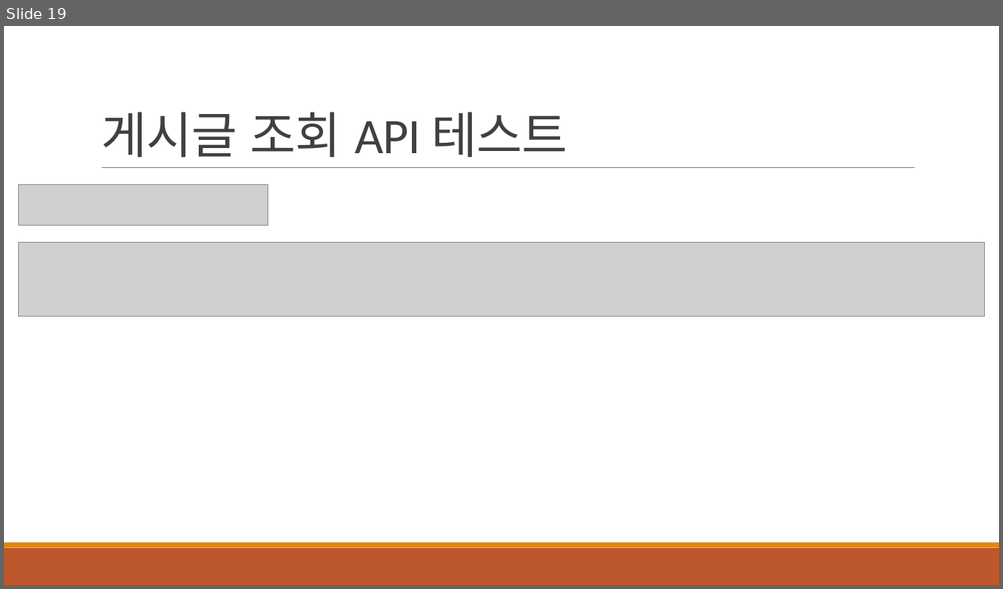
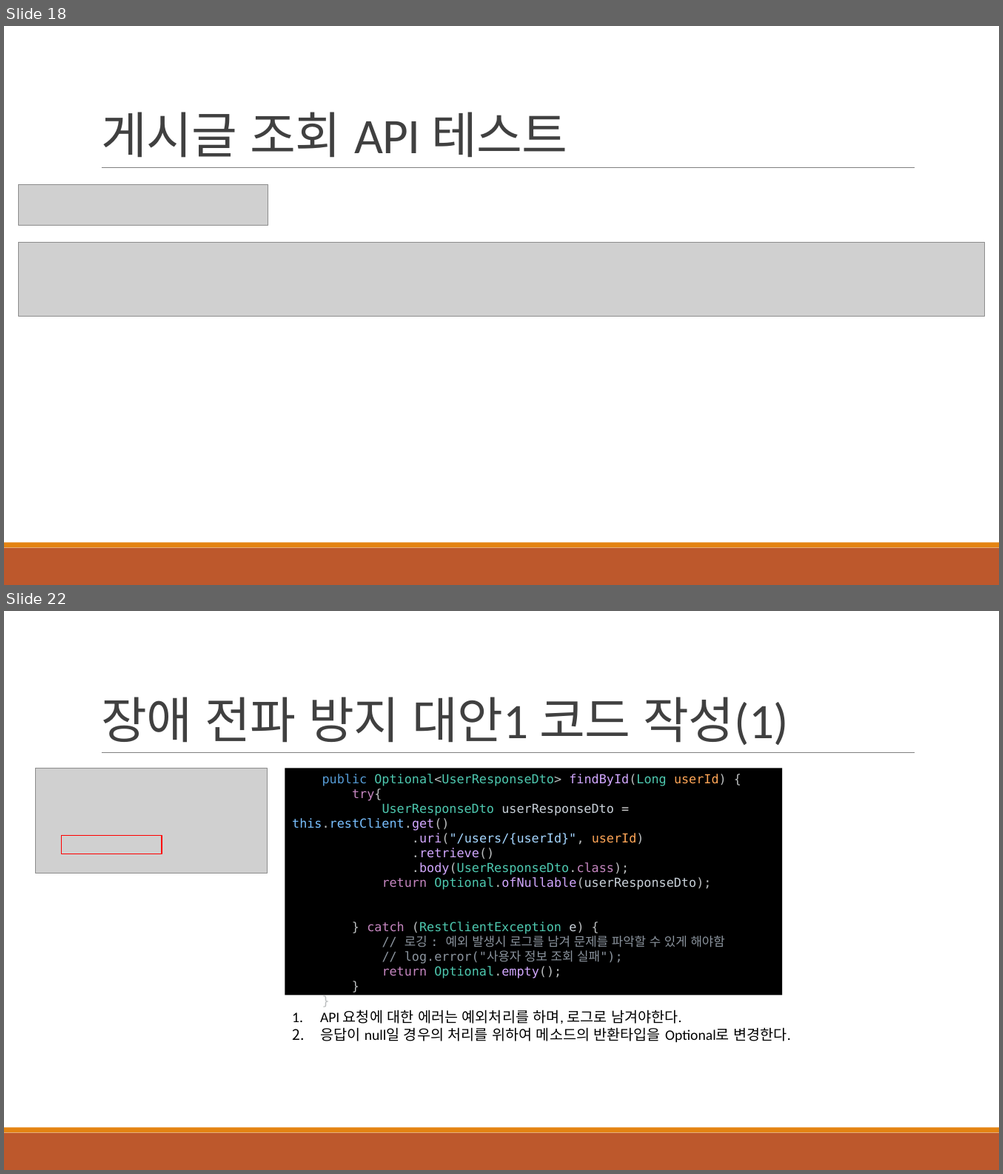
Before and after one commit to khb3025/study-msa, a slide deck: msa-ppt/3.데이터 조회 API 구현.pptx. Shown one above the other, each under a label of ours: slide 19 before the commit, slides 18 and 22 after it; the slides between them are not shown. The pictures are 1003x589 and 1003x1174 pixels, drawn with LibreOffice and Linux fonts; fonts in the diff are those of the drawing; grey boxes stand for pictures. Boxes give left, top, right and bottom in pixels: in the first picture for what was removed or moved away, otherwise in the second. Text is boxed around its words. In the diff, an @@ line names an element or a change of style, - is before the commit and + after.

Commit message:
feat : MSA 장애 전파 방지 전략
1. 요청에 대한 응답을 null로 처리 - 요청 서비스의 정보를 추가하지 않아도
   서비스에 큰 이슈가 발생하지 않을 경우.
2. 장애가 발생한 서비스에 대한 안내 message 와 ErrorCode 전달

```diff
--- a/msa-ppt/3.데이터 조회 API 구현.pptx
+++ b/msa-ppt/3.데이터 조회 API 구현.pptx
@@ slide 22 added at <box>4,611,999,1170</box>, background #FFFFFF; not listed: 3 template elements that a slide beside it also shows @@
@@ title added at <box>101,697,788,745</box>, 48 pt, text #404040 @@
+장애 전파 방지 대안1 코드 작성(1)
@@ picture added at <box>35,769,267,874</box> @@
@@ rectangle added at <box>284,769,782,996</box>, fill #000000, 12 pt, text #4EC9B0 @@
+public Optional<UserResponseDto> findById(Long userId) {
+try{
+UserResponseDto userResponseDto = this.restClient.get()
+.uri("/users/{userId}", userId)
+.retrieve()
+.body(UserResponseDto.class);
+return Optional.ofNullable(userResponseDto);
+} catch (RestClientException e) {
+// 로깅 : 예외 발생시 로그를 남겨 문제를 파악할 수 있게 해야함
+// log.error("사용자 정보 조회 실패");
+return Optional.empty();
+}
+}
@@ rectangle added at <box>62,835,162,854</box>, outline #FF0000 1.25 pt @@
@@ text added at <box>320,1010,790,1042</box>, 14 pt, text #000000 @@
+1. API 요청에 대한 에러는 예외처리를 하며, 로그로 남겨야한다.
+2. 응답이 null일 경우의 처리를 위하여 메소드의 반환타입을 Optional로 변경한다.
@@ what was slide 19 is now slide 18 @@
```
Also in this commit, not shown: 5 other slides added, 1 slide removed, 2 other files.
